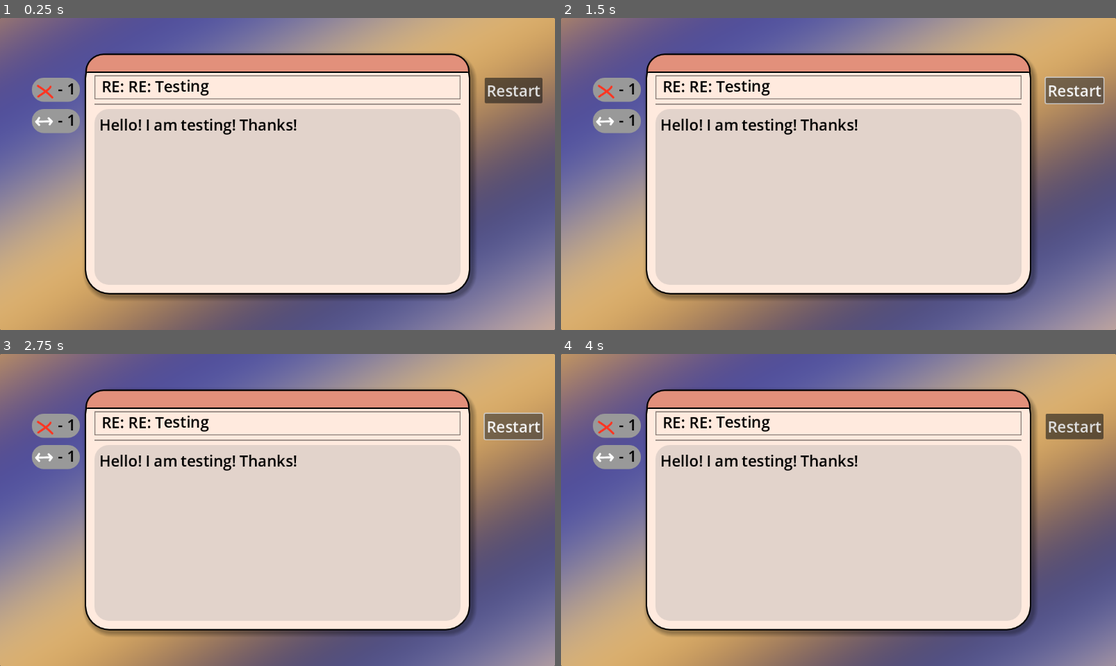
Above: before the commit, frames 1-4 (two rows, left to right).
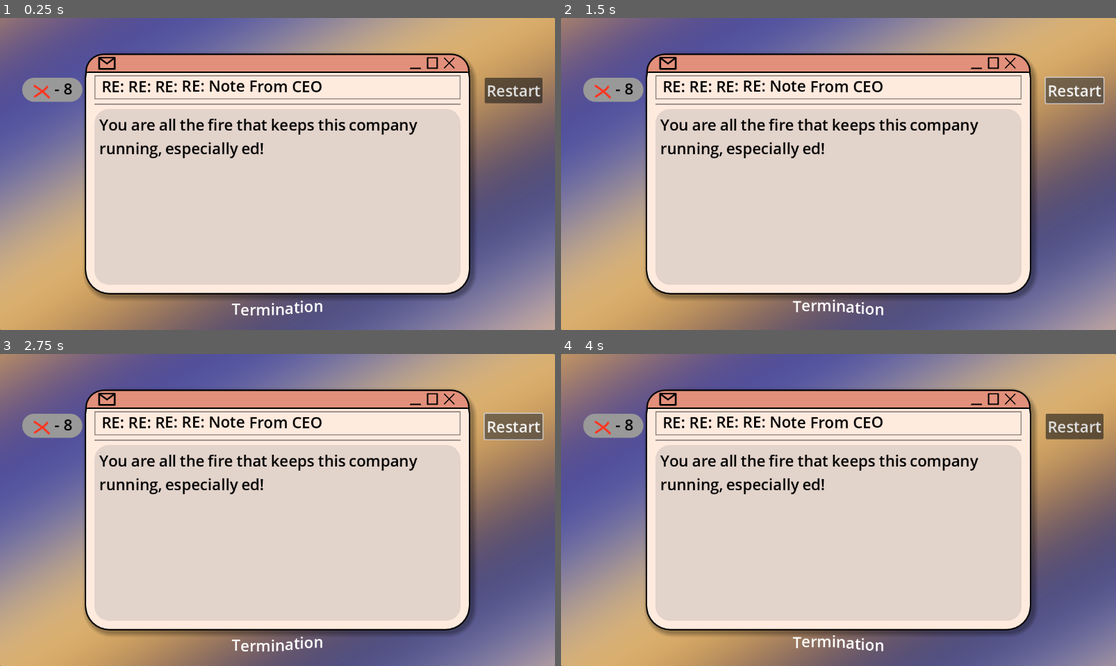
Above: after the commit, the same moments.

Repository: ikearatvibes/chill25_game
Game: Godot game, scene res://Scenes/game.tscn
The game is run twice, just before and just after one commit, with the same random seed, the same clock (stepped at 60 frames per second) and the same inputs.
Inputs:
- Up to frame 1 (0.25 s): no input
- Up to frame 2 (1.5 s): click "[wave amp=50.0 freq=2.5 conne…" (after the commit: "Termination") at 0.5 s; click "Restart" at 1.25 s
- Up to frame 3 (2.75 s): click "Restart" at 2 s
- Up to frame 4 (4 s): click "Restart" at 2.75 s; click "RE: RE: Testing" (after the commit: "RE: RE: RE: RE: Note From CEO") at 3.5 s

The runs differ from the first frame. In frame 1, 3.6% of the frame differs, in the area x 4-82%, y 12-96%; in frame 2, 3.6%; in frame 3, 3.6%; in frame 4, 3.6%.

Commit message:
a few more puzzles and polish

Diff:
--- a/Materials/Puzzles/PuzzleResource.gd
+++ b/Materials/Puzzles/PuzzleResource.gd
@@ -4,7 +4,7 @@
 @export var name : String = "Name"
 @export_multiline var title : String = "Title"
 @export_multiline var starting_text : String #what the player starts with
-@export_multiline var solved_text : String
+@export_multiline var solved_text : Array[String]
 
 @export_multiline var prompt : String #what the player is given to solve the pun
 
--- a/Materials/Puzzles/testing/Test1Puzzle.tres
+++ /dev/null
@@ -1,13 +0,0 @@
-[gd_resource type="Resource" script_class="Puzzle" load_steps=2 format=3 uid="uid://ct156rbcf6i0g"]
-
-[ext_resource type="Script" path="res://Materials/Puzzles/PuzzleResource.gd" id="1_aoncp"]
-
-[resource]
-script = ExtResource("1_aoncp")
-name = "Testing 1"
-title = "RE: RE: Testing"
-starting_text = "Hello! I am testing! Thanks!"
-solved_text = "I am Thanks! testing!"
-prompt = ""
-word_deletes = 1
-word_moves = 1
--- a/Materials/Puzzles/testing/Test2Puzzle.tres
+++ b/Materials/Puzzles/testing/Test2Puzzle.tres
@@ -6,8 +6,8 @@
 script = ExtResource("1_epfyu")
 name = "Test2"
 title = "RE: RE: RE: Vacation Request"
-starting_text = "I will be out tomorrow for vacation. See you soon."
-solved_text = "I See you"
+starting_text = "I will be out tomorrow for vacation. See you soon Jeff."
+solved_text = Array[String](["I See you Jeff."])
 prompt = "In plain sight"
 word_deletes = 7
 word_moves = 0
--- a/Materials/Puzzles/testing/Test3Puzzle.tres
+++ b/Materials/Puzzles/testing/Test3Puzzle.tres
@@ -6,8 +6,8 @@
 script = ExtResource("1_5dnak")
 name = "Test3"
 title = "Golfing?"
-starting_text = "Hey boss. I love golfing and I would hate to go without you. Join me this weekend?"
-solved_text = "Hey boss. I love golfing and I hate you. Join me this weekend?"
+starting_text = "Hey boss. I love golfing and I would hate to go without you. Expect to see me at your door this weekend?"
+solved_text = Array[String](["Hey boss. I love golfing and I hate you. Expect to see me at your door this weekend?"])
 prompt = "Spiteful Golfing"
 word_deletes = 4
 word_moves = 0
--- /dev/null
+++ b/Materials/Puzzles/testing/all_fire_ed.tres
@@ -0,0 +1,13 @@
+[gd_resource type="Resource" script_class="Puzzle" load_steps=2 format=3 uid="uid://wksw4y3nkyqq"]
+
+[ext_resource type="Script" path="res://Materials/Puzzles/PuzzleResource.gd" id="1_j3j00"]
+
+[resource]
+script = ExtResource("1_j3j00")
+name = "Fired"
+title = "RE: RE: RE: RE: Note From CEO"
+starting_text = "You are all the fire that keeps this company running, especially ed!"
+solved_text = Array[String](["You are all fire ed!"])
+prompt = "Termination"
+word_deletes = 8
+word_moves = 0
--- /dev/null
+++ b/Materials/Puzzles/testing/drinking.tres
@@ -0,0 +1,13 @@
+[gd_resource type="Resource" script_class="Puzzle" load_steps=2 format=3 uid="uid://1pmprxwcs0ah"]
+
+[ext_resource type="Script" path="res://Materials/Puzzles/PuzzleResource.gd" id="1_seo1e"]
+
+[resource]
+script = ExtResource("1_seo1e")
+name = "Driving"
+title = "Well Done Everyone!"
+starting_text = "I am happy to say we won an award! Love you all, be sure to keep drinking water and be safe while driving!"
+solved_text = Array[String](["I love drinking and driving!", "I love drinking while driving!"])
+prompt = "Unsafe"
+word_deletes = 18
+word_moves = 0
--- /dev/null
+++ b/Materials/Puzzles/testing/malaysia.tres
@@ -0,0 +1,13 @@
+[gd_resource type="Resource" script_class="Puzzle" load_steps=2 format=3 uid="uid://tyonv3ryqsmv"]
+
+[ext_resource type="Script" path="res://Materials/Puzzles/PuzzleResource.gd" id="1_kxwa8"]
+
+[resource]
+script = ExtResource("1_kxwa8")
+name = "malaysia"
+title = "ASAP: App Update"
+starting_text = "The app you and I wrote blew up in Malaysia yesterday, give me a call :)"
+solved_text = Array[String](["I blew up Malaysia :)", "I blew up Malaysia yesterday, :)"])
+prompt = ""
+word_deletes = 11
+word_moves = 0
--- a/Scenes/Windows/window.gd
+++ b/Scenes/Windows/window.gd
@@ -109,12 +109,21 @@
 #~~~~~Puzzle Checking~~~~~
 
 func words_updated():
-	var split_solution = current_puzzle.solved_text.split(" ") as Array
-
-	#compare body with solution
-	if current_body == split_solution:
-		print("Solved!")
-		solved.emit()
+	for solution in current_puzzle.solved_text:
+		var split_solution = solution.split(" ") as Array
+
+		#lowercase everything
+		for i in range(split_solution.size()): split_solution[i] = split_solution[i].to_lower()
+		var current_copy = []
+		for i in current_body: current_copy.append(i.to_lower())
+
+		#compare body with solution
+		if current_copy == split_solution:
+			print("Solved!")
+			solved.emit()
+			return
+		#else:
+			#print("%s != %s" % [current_copy, split_solution])
 
 #~~~~~Word interaction~~~~~
 
--- a/Scenes/Windows/window.tscn
+++ b/Scenes/Windows/window.tscn
@@ -1,10 +1,14 @@
-[gd_scene load_steps=12 format=3 uid="uid://cb7eoklmootph"]
+[gd_scene load_steps=16 format=3 uid="uid://cb7eoklmootph"]
 
 [ext_resource type="Theme" uid="uid://duowea83rtf4k" path="res://Materials/Themes/overall_theme.tres" id="1_n45td"]
 [ext_resource type="PackedScene" uid="uid://ct3tfncha3soj" path="res://Scenes/Text/usable_rich_text.tscn" id="2_kjttx"]
 [ext_resource type="Script" path="res://Scenes/Windows/window.gd" id="2_vsia7"]
+[ext_resource type="Texture2D" uid="uid://bvd3e0mjswgaj" path="res://Assets/fullscreen.png" id="3_afwt7"]
+[ext_resource type="Texture2D" uid="uid://dhf0multaaqr2" path="res://Assets/minimize.png" id="3_ar7u7"]
+[ext_resource type="Texture2D" uid="uid://byr4biejuakkj" path="res://Assets/x.png" id="3_vcefo"]
 [ext_resource type="PackedScene" uid="uid://sn52youg6fgd" path="res://Scenes/removalUI.tscn" id="5_1vcwc"]
 [ext_resource type="Texture2D" uid="uid://bah1t6jnhk5pw" path="res://Assets/x_testing.png" id="5_bjh7j"]
+[ext_resource type="Texture2D" uid="uid://bth5xmq6nbufd" path="res://Assets/mail.png" id="6_br407"]
 [ext_resource type="Texture2D" uid="uid://ca1fcrldr5u0s" path="res://Assets/move_testing.png" id="6_sie1r"]
 
 [sub_resource type="StyleBoxFlat" id="StyleBoxFlat_o20wa"]
@@ -95,6 +99,56 @@
 mouse_filter = 2
 theme_override_styles/panel = SubResource("StyleBoxFlat_4ug2u")
 
+[node name="window_options" type="HBoxContainer" parent="Background/WindowTop"]
+layout_mode = 1
+anchors_preset = -1
+anchor_left = 1.0
+anchor_top = 0.5
+anchor_right = 1.0
+anchor_bottom = 0.5
+offset_left = -40.0
+offset_top = -20.0
+offset_right = -30.0
+offset_bottom = 20.0
+grow_horizontal = 0
+grow_vertical = 2
+theme_override_constants/separation = 10
+
+[node name="minimize" type="TextureRect" parent="Background/WindowTop/window_options"]
+custom_minimum_size = Vector2(25, 25)
+layout_mode = 2
+size_flags_vertical = 4
+texture = ExtResource("3_ar7u7")
+expand_mode = 1
+stretch_mode = 4
+
+[node name="fullscreen" type="TextureRect" parent="Background/WindowTop/window_options"]
+custom_minimum_size = Vector2(25, 25)
+layout_mode = 2
+size_flags_vertical = 4
+texture = ExtResource("3_afwt7")
+expand_mode = 1
+stretch_mode = 4
+
+[node name="X" type="TextureRect" parent="Background/WindowTop/window_options"]
+custom_minimum_size = Vector2(25, 25)
+layout_mode = 2
+size_flags_vertical = 4
+texture = ExtResource("3_vcefo")
+expand_mode = 1
+stretch_mode = 4
+
+[node name="MailIcon" type="TextureRect" parent="Background/WindowTop"]
+layout_mode = 1
+anchors_preset = -1
+offset_left = 25.0
+offset_top = -5.0
+offset_right = 70.0
+offset_bottom = 35.0
+texture = ExtResource("6_br407")
+expand_mode = 1
+stretch_mode = 4
+
 [node name="Email" type="VBoxContainer" parent="Background"]
 layout_mode = 1
 anchors_preset = -1
@@ -186,9 +240,9 @@
 layout_mode = 1
 anchors_preset = -1
 anchor_bottom = 0.2
-offset_left = -110.0
+offset_left = -130.0
 offset_top = 50.0
-offset_right = -10.0
+offset_right = -50.0
 offset_bottom = 40.0
 theme_override_constants/separation = 15
 
--- a/Scenes/Windows/window_manager.gd
+++ b/Scenes/Windows/window_manager.gd
@@ -5,6 +5,8 @@
 
 @onready var window: PuzzleWindow = $Window
 @onready var cpu_particles_2d: CPUParticles2D = $ParticlePlacer/CPUParticles2D
+
+@onready var next_button: Button = $NextButton
 
 
 func _ready() -> void:
@@ -19,6 +21,12 @@
 	cpu_particles_2d.emitting = true #emit particles
 	await get_tree().create_timer(.5).timeout
 
+	next_button.visible = true
+
+	await next_button.pressed
+
+	next_button.visible = false
+
 	current_puzzle_index += 1
 	if current_puzzle_index == puzzle_progression.size():
 		print("Game Won!")
--- a/Scenes/game.tscn
+++ b/Scenes/game.tscn
@@ -1,13 +1,15 @@
-[gd_scene load_steps=12 format=3 uid="uid://b6aqsqnku85i3"]
+[gd_scene load_steps=14 format=3 uid="uid://b6aqsqnku85i3"]
 
 [ext_resource type="Script" path="res://Scenes/Windows/window_manager.gd" id="1_2r07c"]
 [ext_resource type="PackedScene" uid="uid://cb7eoklmootph" path="res://Scenes/Windows/window.tscn" id="1_cmsv7"]
 [ext_resource type="Script" path="res://Scenes/game.gd" id="1_ihet3"]
 [ext_resource type="Shader" path="res://Materials/Shaders/background.gdshader" id="2_vguof"]
 [ext_resource type="Script" path="res://Materials/Puzzles/PuzzleResource.gd" id="3_aj0kh"]
-[ext_resource type="Resource" uid="uid://ct156rbcf6i0g" path="res://Materials/Puzzles/testing/Test1Puzzle.tres" id="4_ya17i"]
 [ext_resource type="Resource" uid="uid://cn8gss8d2dg45" path="res://Materials/Puzzles/testing/Test2Puzzle.tres" id="5_koc2f"]
+[ext_resource type="Resource" uid="uid://wksw4y3nkyqq" path="res://Materials/Puzzles/testing/all_fire_ed.tres" id="5_t51m8"]
 [ext_resource type="Resource" uid="uid://bdj0t4hwgm6vo" path="res://Materials/Puzzles/testing/Test3Puzzle.tres" id="6_y3jhq"]
+[ext_resource type="Resource" uid="uid://1pmprxwcs0ah" path="res://Materials/Puzzles/testing/drinking.tres" id="7_m8j71"]
+[ext_resource type="Resource" uid="uid://tyonv3ryqsmv" path="res://Materials/Puzzles/testing/malaysia.tres" id="8_6qifb"]
 
 [sub_resource type="ShaderMaterial" id="ShaderMaterial_rek5k"]
 shader = ExtResource("2_vguof")
@@ -48,7 +50,7 @@
 grow_horizontal = 2
 grow_vertical = 2
 script = ExtResource("1_2r07c")
-puzzle_progression = Array[ExtResource("3_aj0kh")]([ExtResource("4_ya17i"), ExtResource("5_koc2f"), ExtResource("6_y3jhq")])
+puzzle_progression = Array[ExtResource("3_aj0kh")]([ExtResource("5_t51m8"), ExtResource("6_y3jhq"), ExtResource("7_m8j71"), ExtResource("5_koc2f"), ExtResource("8_6qifb")])
 
 [node name="Window" parent="WindowManager" instance=ExtResource("1_cmsv7")]
 layout_mode = 1
@@ -64,6 +66,7 @@
 
 [node name="ParticlePlacer" type="Control" parent="WindowManager"]
 layout_mode = 1
+anchors_preset = 7
 anchor_left = 0.5
 anchor_top = 1.0
 anchor_right = 0.5
@@ -91,4 +94,18 @@
 scale_amount_curve = SubResource("Curve_wayp8")
 color_ramp = SubResource("Gradient_axt8n")
 
+[node name="NextButton" type="Button" parent="WindowManager"]
+visible = false
+layout_mode = 1
+anchors_preset = -1
+anchor_left = 0.5
+anchor_right = 0.5
+offset_left = -41.0
+offset_top = 20.0
+offset_right = 41.0
+offset_bottom = 53.0
+grow_horizontal = 2
+theme_override_font_sizes/font_size = 32
+text = "Send Email"
+
 [connection signal="solved" from="WindowManager/Window" to="WindowManager" method="puzzle_solved"]
--- a/Scenes/removalUI.tscn
+++ b/Scenes/removalUI.tscn
@@ -41,7 +41,7 @@
 corner_radius_bottom_left = 30
 
 [node name="RemovalUI" type="Button"]
-custom_minimum_size = Vector2(100, 50)
+custom_minimum_size = Vector2(125, 50)
 offset_right = 100.0
 offset_bottom = 50.0
 focus_mode = 0
Binary file added: Assets/fullscreen.png
Not shown, added: Assets/fullscreen.png.import
Binary file added: Assets/mail.png
Not shown, added: Assets/mail.png.import
Binary file added: Assets/minimize.png
Not shown, added: Assets/minimize.png.import
Binary file added: Assets/x.png
Not shown, added: Assets/x.png.import
Not shown, added: Assets/.fullscreen.png-autosave.kra
Not shown, added: Assets/fullscreen.png~
Not shown, added: Assets/minimize.png~
Not shown, added: Assets/x.png~
